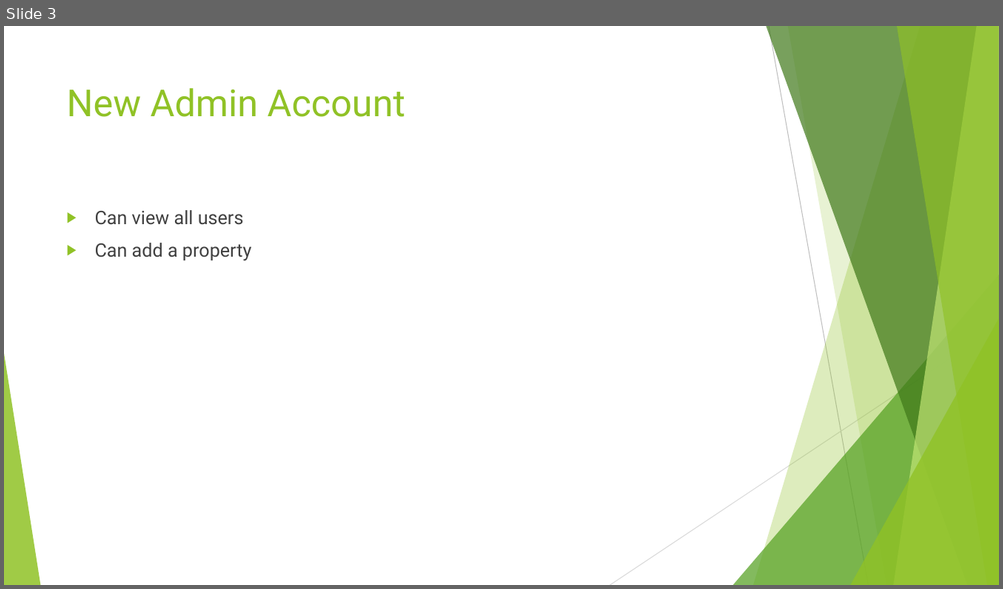
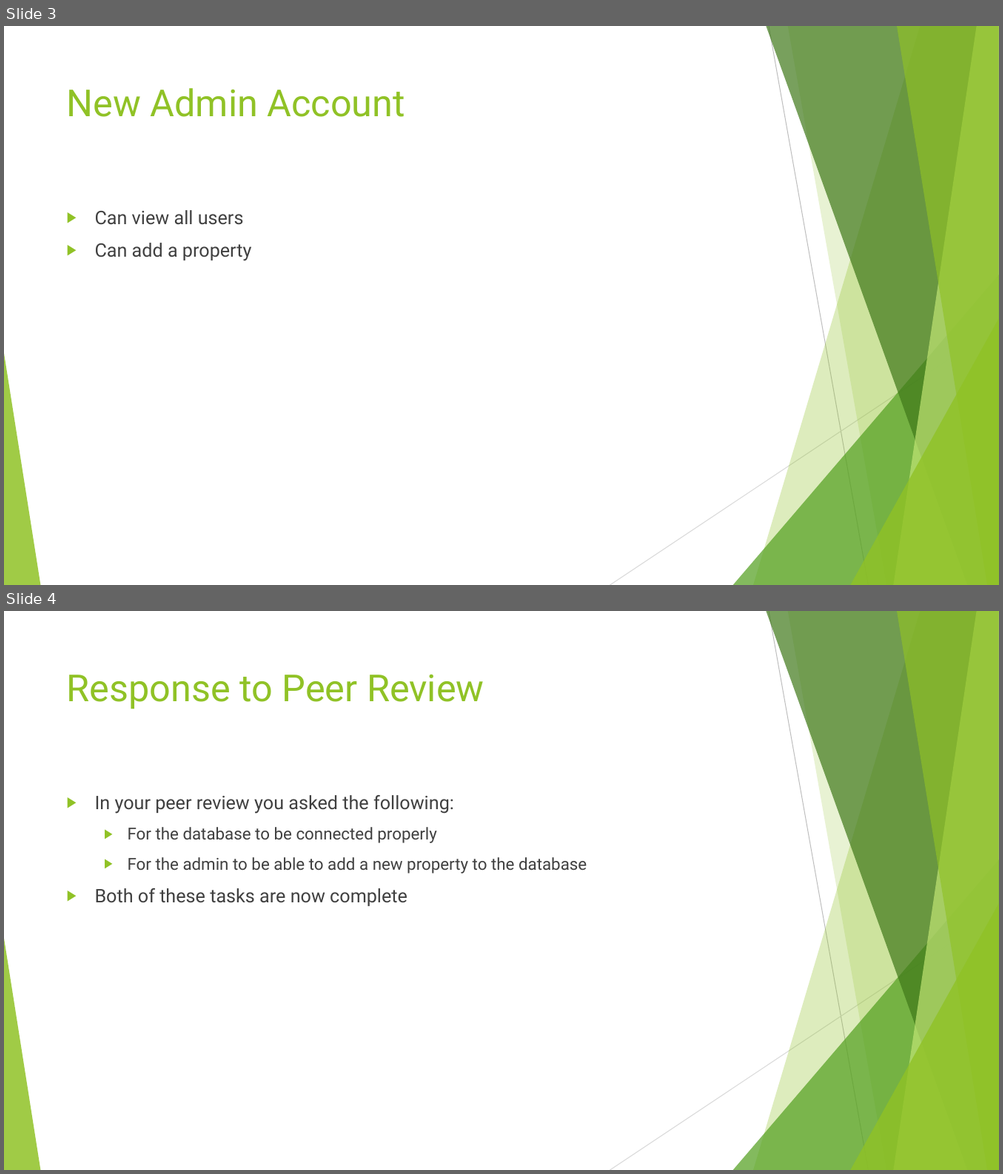
Before and after one commit to Grade7/Project-1, a slide deck: Doccumentation/Final Presentation.pptx. Shown one above the other, each under a label of ours: slide 3 before the commit, slides 3 and 4 after it. The pictures are 1003x589 and 1003x1174 pixels, drawn with LibreOffice and Linux fonts; fonts in the diff are those of the drawing. Boxes give left, top, right and bottom in pixels: in the first picture for what was removed or moved away, otherwise in the second. Text is boxed around its words. In the diff, an @@ line names an element or a change of style, - is before the commit and + after.

Commit message:
Update to sprint plan and presentation

```diff
--- a/Doccumentation/Final Presentation.pptx
+++ b/Doccumentation/Final Presentation.pptx
@@ slide 4 added at box(4, 611, 999, 1170), background #FFFFFF; not listed: 10 template elements that a slide beside it also shows @@
@@ title added at box(67, 674, 484, 709), 36 pt, text #90C226 @@
+Response to Peer Review
@@ text added at box(95, 795, 586, 906), 16 pt, text #404040 @@
+▶ In your peer review you asked the following:
+  ▶ For the database to be connected properly
+  ▶ For the admin to be able to add a new property to the database
+▶ Both of these tasks are now complete
```
Also in this commit, not shown: 1 other file.
